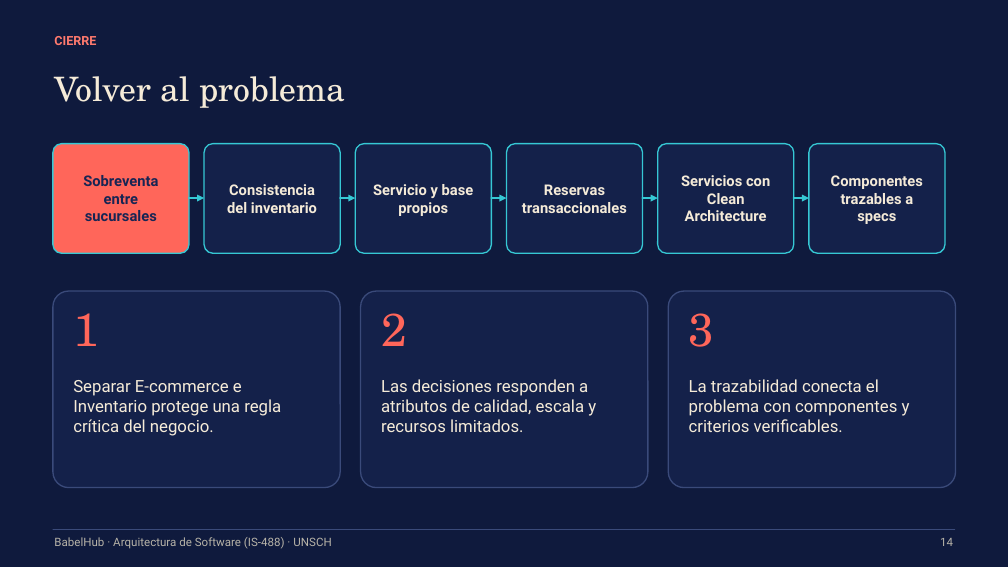
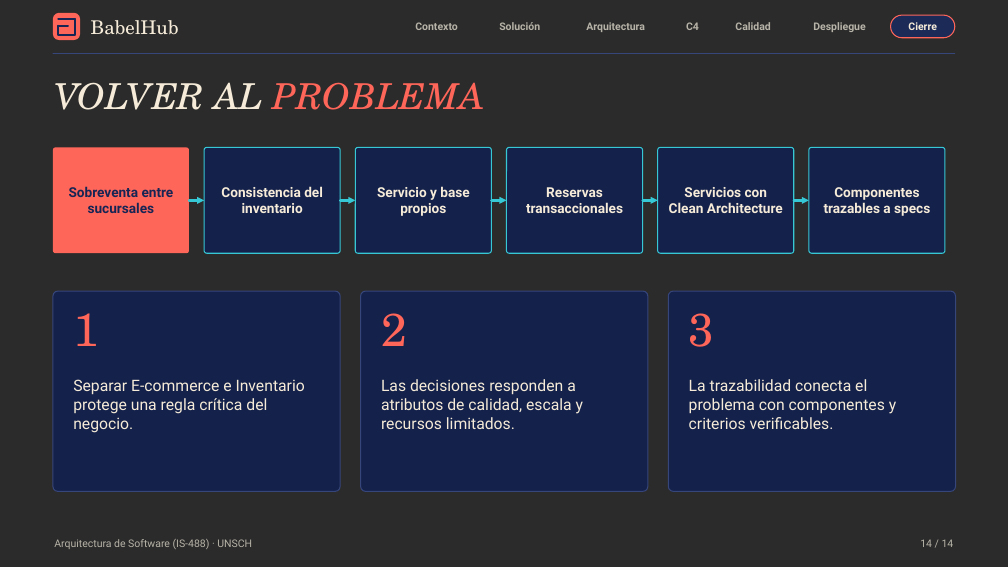
Before and after one commit to P35C4D0R4B1050/BabelHub, a slide deck: slide 14 of docs/BabelHub_Exposicion.pptx. Drawn at 1008x567 pixels with LibreOffice and Linux fonts; fonts in the diff are those of the drawing; background and template pictures are left out; a plain dark background stands for a picture behind light text. Boxes give left, top, right and bottom in pixels: in the first picture for what was removed or moved away, otherwise in the second. Text is boxed around its words. In the diff, an @@ line names an element or a change of style, - is before the commit and + after.

```diff
--- a/docs/BabelHub_Exposicion.pptx
+++ b/docs/BabelHub_Exposicion.pptx
@@ background #0F1A3D to picture (left out) @@
@@ rounded rectangle added at <box>53,13,80,40</box>, fill #FF665A @@
@@ line added from (58, 19) to (75, 19), #172554 1.75 pt @@
@@ line added from (58, 35) to (58, 26), #172554 1.75 pt @@
@@ line added from (58, 26) to (68, 26), #172554 1.75 pt @@
@@ line added from (75, 19) to (75, 35), #172554 1.75 pt @@
@@ text added at <box>91,20,179,35</box>, 18 pt, text #F5EBD8 @@
+BabelHub
@@ text added at <box>415,22,457,30</box>, 10 pt, text #B7B3A8, bold @@
+Contexto
@@ text added at <box>499,22,540,30</box>, 10 pt, text #B7B3A8, bold @@
+Solución
@@ text added at <box>586,22,645,32</box>, 10 pt, text #B7B3A8, bold @@
+Arquitectura
@@ text added at <box>686,22,699,30</box>, 10 pt, text #B7B3A8, bold @@
+C4
@@ text added at <box>735,22,770,30</box>, 10 pt, text #B7B3A8, bold @@
+Calidad
@@ text added at <box>813,22,865,32</box>, 10 pt, text #B7B3A8, bold @@
+Despliegue
@@ rounded rectangle "Cierre": place and size @@
-rounded rectangle "Cierre" at <box>54,36,96,45</box>
+rounded rectangle "Cierre" at <box>891,15,955,38</box>
@@ rounded rectangle "Cierre" at <box>891,15,955,38</box>: vertical alignment top to middle; fill none to #1B2A57; outline none to #FF665A 1 pt @@
@@ text in rounded rectangle at <box>908,22,936,30</box>: text changed; size 12 to 10 pt; text colour #FF7A6E to #F5EBD8 @@
-CIERRE
+Cierre
@@ line added from (53, 53) to (955, 53), #36457A 0.75 pt @@
@@ line added from (75, 35) to (58, 35), #172554 1.75 pt @@
@@ text at <box>54,82,484,110</box>: text changed; size 32 to 34 pt; italic on @@
-Volver al problema
+VOLVER AL PROBLEMA
@@ rounded rectangle "Sobreventa entre sucursales" at <box>53,147,189,253</box>: size 14 to 13 pt; outline #36C8D4 1.25 pt to none; proportions changed @@
@@ size 14 to 13 pt; outline #36C8D4 1.25 pt to #36C8D4 1 pt; proportions changed in 5 elements at <box>204,147,340,253</box>, <box>507,147,643,253</box>, <box>658,147,794,253</box>, <box>809,147,945,253</box>, <box>355,147,492,253</box> @@
@@ rounded rectangle: place and size @@
-rounded rectangle at <box>53,291,340,488</box>
+rounded rectangle at <box>53,291,340,492</box>
@@ rounded rectangle: place and size @@
-rounded rectangle at <box>361,291,648,488</box>
+rounded rectangle at <box>361,291,648,492</box>
@@ outline #3A4A7A 1.25 pt to #36457A 1 pt; proportions changed in 3 elements at <box>53,291,340,492</box>, <box>361,291,648,492</box>, <box>668,291,956,492</box> @@
@@ rounded rectangle: place and size @@
-rounded rectangle at <box>668,291,956,488</box>
+rounded rectangle at <box>668,291,956,492</box>
@@ size 16 to 15 pt in 3 elements at <box>73,379,305,433</box>, <box>381,379,583,429</box>, <box>689,379,896,429</box> @@
@@ line removed from (53, 529) to (955, 529) @@
@@ text at <box>54,539,252,549</box>: text changed; size 11 to 10 pt @@
-BabelHub · Arquitectura de Software (IS-488) · UNSCH
+Arquitectura de Software (IS-488) · UNSCH
@@ text at <box>920,539,954,547</box>: text changed; size 11 to 10 pt @@
-14
+14 / 14
```
Also in this commit, not shown: 24 other slides changed.
